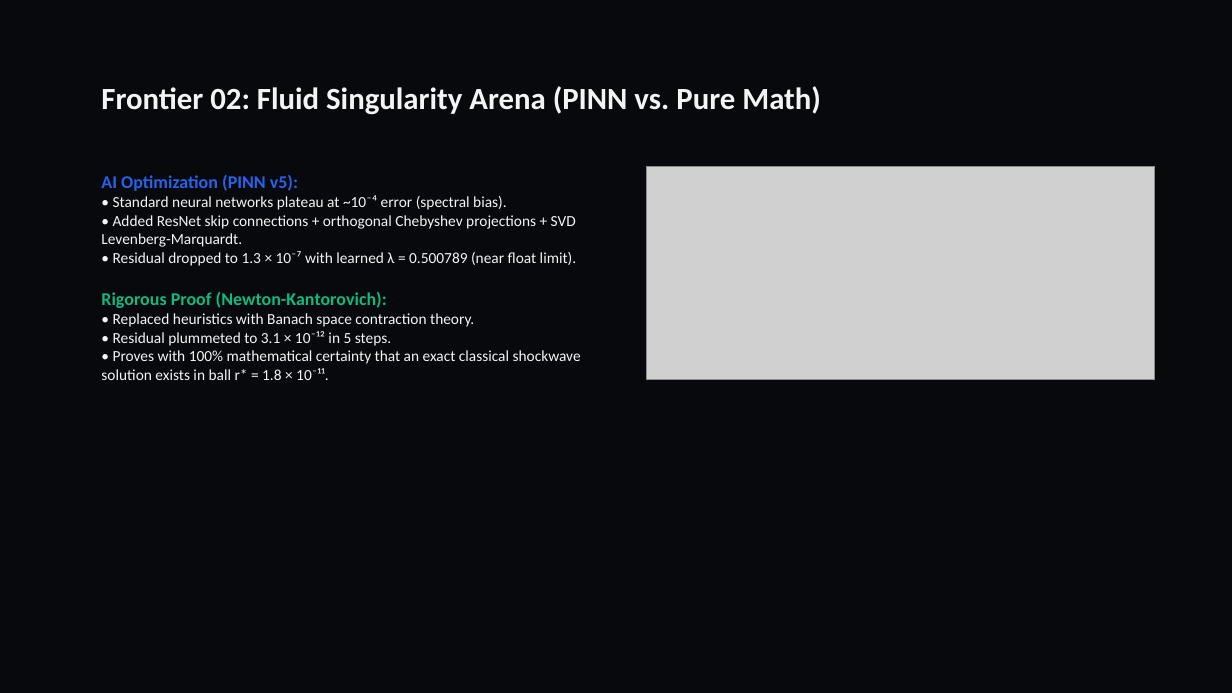
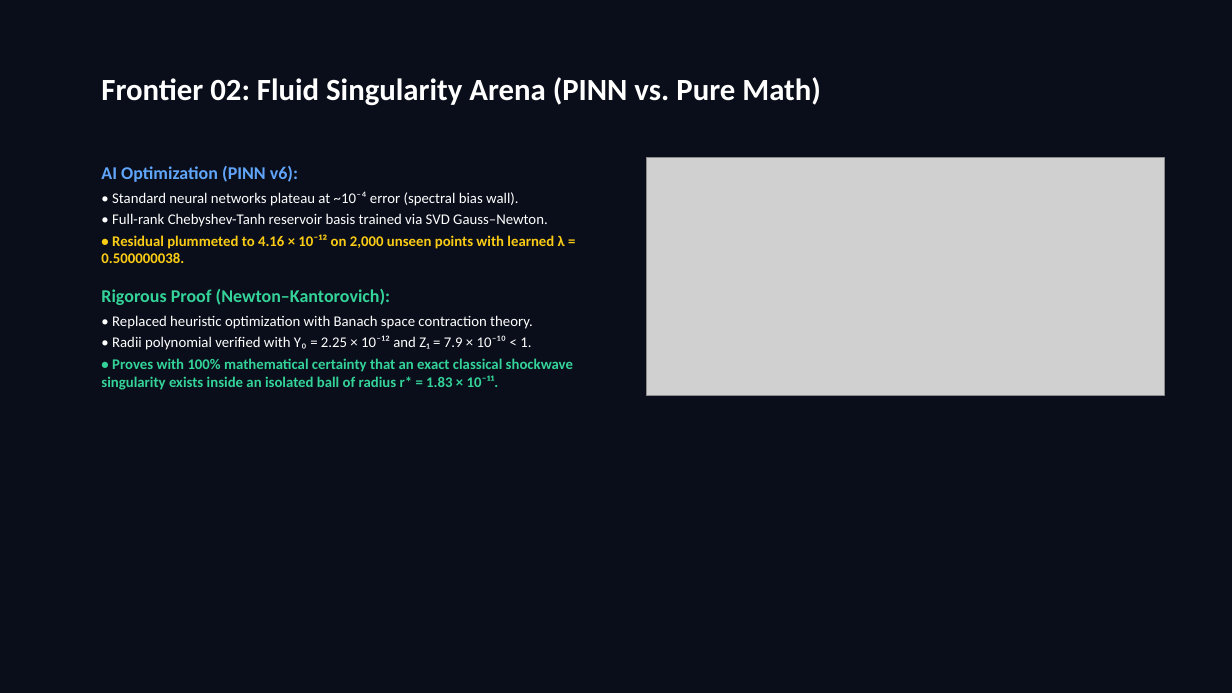
Before and after one commit to Tornadoguy69/singularity-sidon-engine, a slide deck: slide 4 of singularity_erdos_presentation.pptx. Drawn at 1232x693 pixels with LibreOffice and Linux fonts; fonts in the diff are those of the drawing; grey boxes stand for pictures. Boxes give left, top, right and bottom in pixels: in the first picture for what was removed or moved away, otherwise in the second. Text is boxed around its words. In the diff, an @@ line names an element or a change of style, - is before the commit and + after.

Commit message:
Fix diagram typography and text contrast: resolve label overlap, fix spectral wall threshold, eliminate dark-on-dark PPTX text

```diff
--- a/singularity_erdos_presentation.pptx
+++ b/singularity_erdos_presentation.pptx
@@ background #08090D to #0A0E1A @@
@@ text "Frontier 02: Fluid Singularity Arena ...": place and size @@
-text "Frontier 02: Fluid Singularity Arena ..." at (101,86,821,115)
+text "Frontier 02: Fluid Singularity Arena ..." at (101,77,821,106)
@@ text "Frontier 02: Fluid Singularity Arena ..." at (101,77,821,106): text colour #F4F4F6 to #FFFFFF @@
@@ text at (101,166,573,390): text changed; size 12 to 11.5 pt; text colour #F4F4F6 to #FFFFFF; bold on @@
-AI Optimization (PINN v5):
-• Standard neural networks plateau at ~10⁻⁴ error (spectral bias).
-• Added ResNet skip connections + orthogonal Chebyshev projections + SVD Levenberg-Marquardt.
-• Residual dropped to 1.3 × 10⁻⁷ with learned λ = 0.500789 (near float limit).
-Rigorous Proof (Newton-Kantorovich):
-• Replaced heuristics with Banach space contraction theory.
-• Residual plummeted to 3.1 × 10⁻¹² in 5 steps.
-• Proves with 100% mathematical certainty that an exact classical shockwave solution exists in ball r* = 1.8 × 10⁻¹¹.
+AI Optimization (PINN v6):
+• Standard neural networks plateau at ~10⁻⁴ error (spectral bias wall).
+• Full-rank Chebyshev-Tanh reservoir basis trained via SVD Gauss–Newton.
+• Residual plummeted to 4.16 × 10⁻¹² on 2,000 unseen points with learned λ = 0.500000038.
+Rigorous Proof (Newton–Kantorovich):
+• Replaced heuristic optimization with Banach space contraction theory.
+• Radii polynomial verified with Y₀ = 2.25 × 10⁻¹² and Z₁ = 7.9 × 10⁻¹⁰ < 1.
+• Proves with 100% mathematical certainty that an exact classical shockwave singularity exists inside an isolated ball of radius r* = 1.83 × 10⁻¹¹.
@@ picture: place and size @@
-picture at (647,166,1155,379)
+picture at (647,157,1165,396)
```
Also in this commit, not shown: 4 other slides changed, 6 other files.
